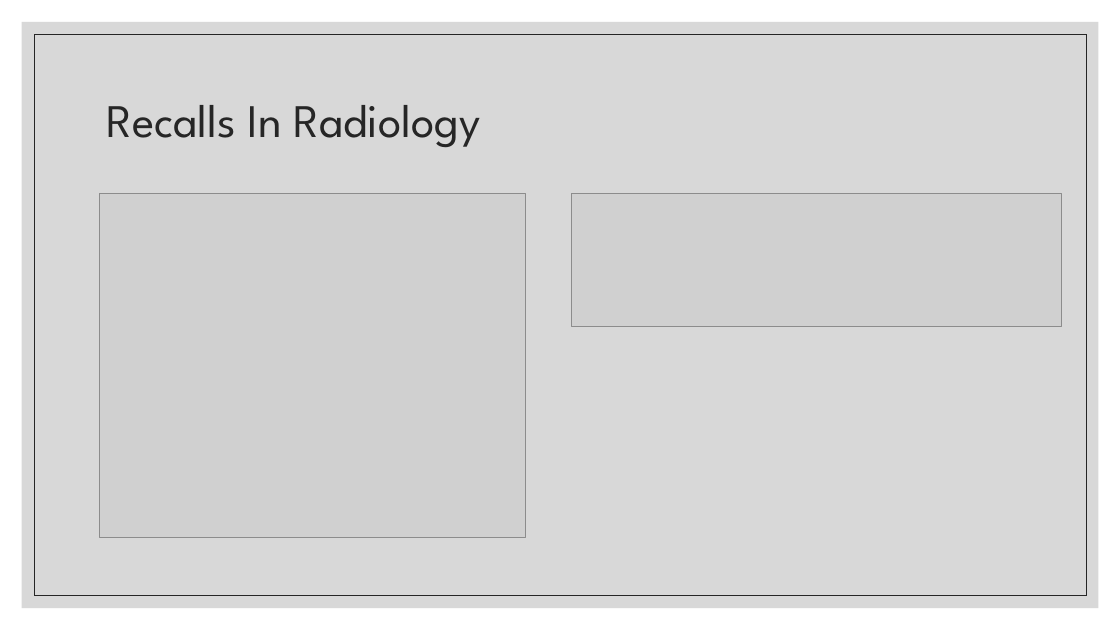
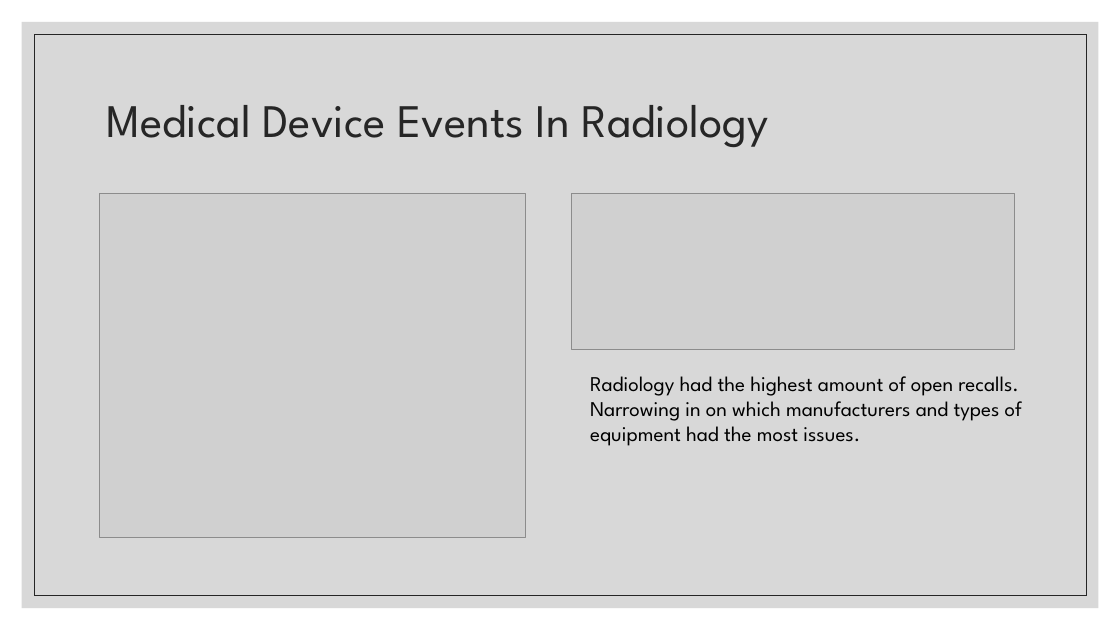
Before and after one commit to Cosette3737/Project1GroupB, a slide deck: slide 8 of Medical Device Report.pptx (slide 7 before the commit). Drawn at 1120x630 pixels with LibreOffice and Linux fonts; fonts in the diff are those of the drawing; grey boxes stand for pictures. Boxes give left, top, right and bottom in pixels: in the first picture for what was removed or moved away, otherwise in the second. Text is boxed around its words. In the diff, an @@ line names an element or a change of style, - is before the commit and + after.

```diff
--- a/Medical Device Report.pptx
+++ b/Medical Device Report.pptx
@@ title at (106, 105, 768, 147): text changed @@
-Recalls In Radiology
+Medical Device Events In Radiology
@@ picture: place and size @@
-picture at (571, 193, 1062, 327)
+picture at (571, 193, 1014, 350)
@@ text added at (590, 376, 1022, 446), 18 pt, text #000000 @@
+Radiology had the highest amount of open recalls. Narrowing in on which manufacturers and types of equipment had the most issues.
```
Also in this commit, not shown: 4 slides added, 1 slide removed.
